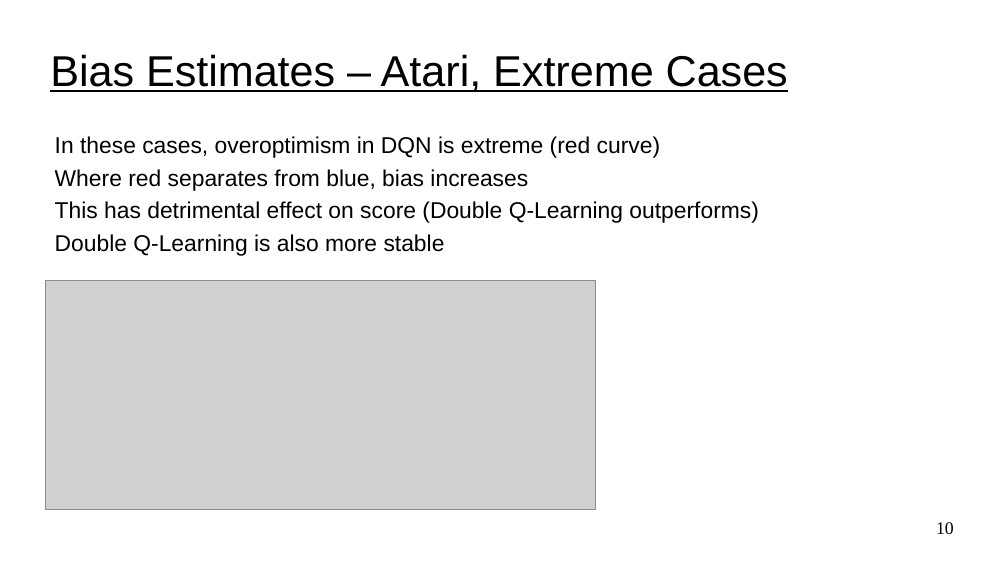
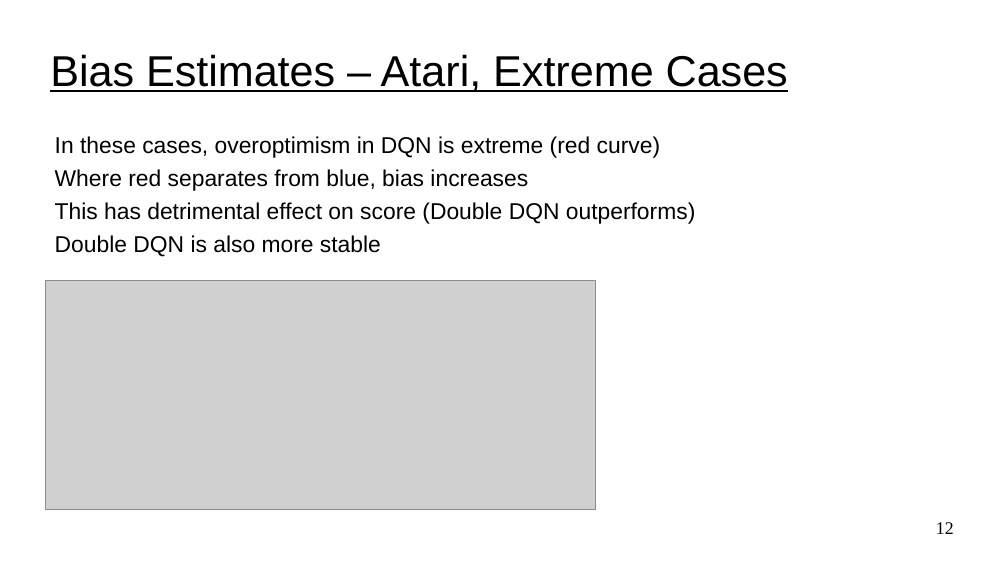
Before and after one commit to UVADS/reinforcement_learning, a slide deck: slide 12 of 06_deep_q_networks_extensions/dqn_extensions.ppt (slide 10 before the commit). Drawn at 1008x567 pixels with LibreOffice and Linux fonts; fonts in the diff are those of the drawing; grey boxes stand for pictures. Boxes give left, top, right and bottom in pixels: in the first picture for what was removed or moved away, otherwise in the second. Text is boxed around its words. In the diff, an @@ line names an element or a change of style, - is before the commit and + after.

```diff
--- a/06_deep_q_networks_extensions/dqn_extensions.ppt
+++ b/06_deep_q_networks_extensions/dqn_extensions.ppt
@@ text at box(55, 202, 696, 257): text changed @@
-This has detrimental effect on score (Double Q-Learning outperforms)
-Double Q-Learning is also more stable
+This has detrimental effect on score (Double DQN outperforms)
+Double DQN is also more stable
@@ page number at box(936, 522, 954, 534): text changed @@
-10
+12
```
Also in this commit, not shown: 5 other slides changed, 3 slides added, 1 slide removed, 1 other file.
